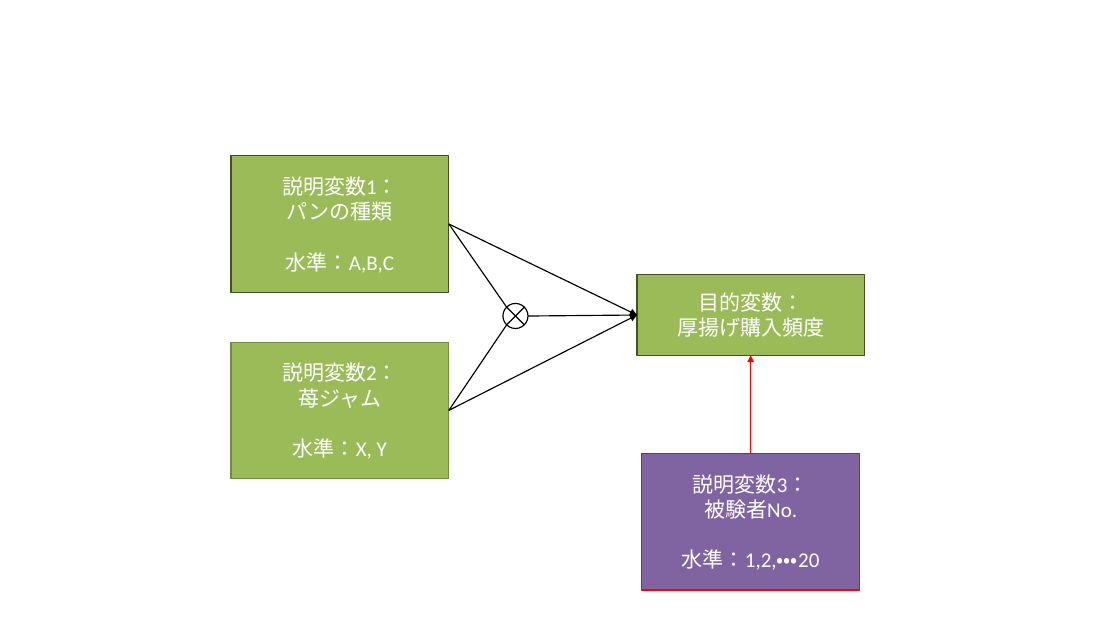
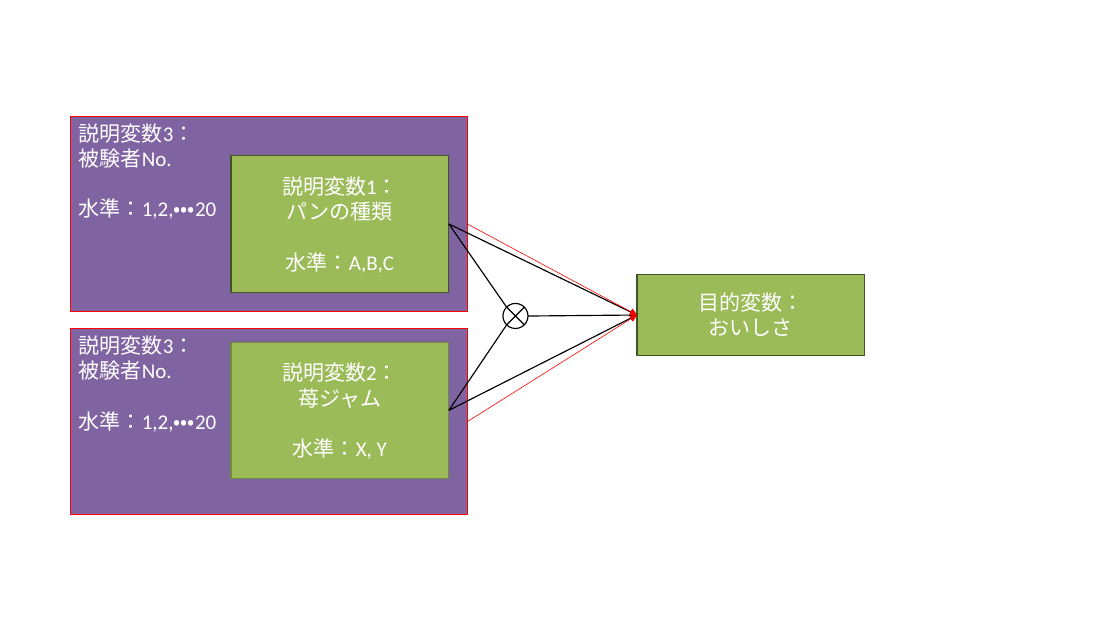
Before and after one commit to b-fujino/RLessonText, a slide deck: slide 15 of Img/AnovaModeling.pptx. Drawn at 1120x630 pixels with LibreOffice and Linux fonts; fonts in the diff are those of the drawing. Boxes give left, top, right and bottom in pixels: in the first picture for what was removed or moved away, otherwise in the second. Text is boxed around its words. In the diff, an @@ line names an element or a change of style, - is before the commit and + after.

```diff
--- a/Img/AnovaModeling.pptx
+++ b/Img/AnovaModeling.pptx
@@ rectangle "説明変数3： 被験者No.": place and size @@
-rectangle "説明変数3： 被験者No." at [642,454,860,590]
+rectangle "説明変数3： 被験者No." at [71,116,467,312]
@@ rectangle "説明変数3： 被験者No." at [71,116,467,312]: alignment centre to left; vertical alignment middle to top @@
@@ arrow added from (467, 224) to (637, 315), #FF0000 0.5 pt @@
@@ rectangle added at [71,329,467,515], fill #8064A2, outline #FF0000 1 pt, 18 pt, text #FFFFFF @@
+説明変数3：
+被験者No.
+水準：1,2,・・・20
@@ arrow added from (467, 422) to (637, 315), #FF0000 0.5 pt @@
@@ text in rectangle at [709,318,793,336]: text changed @@
-厚揚げ購入頻度
+おいしさ
@@ arrow removed from (751, 454) to (751, 355) @@
```
Also in this commit, not shown: 1 other slide changed, 4 other files.
